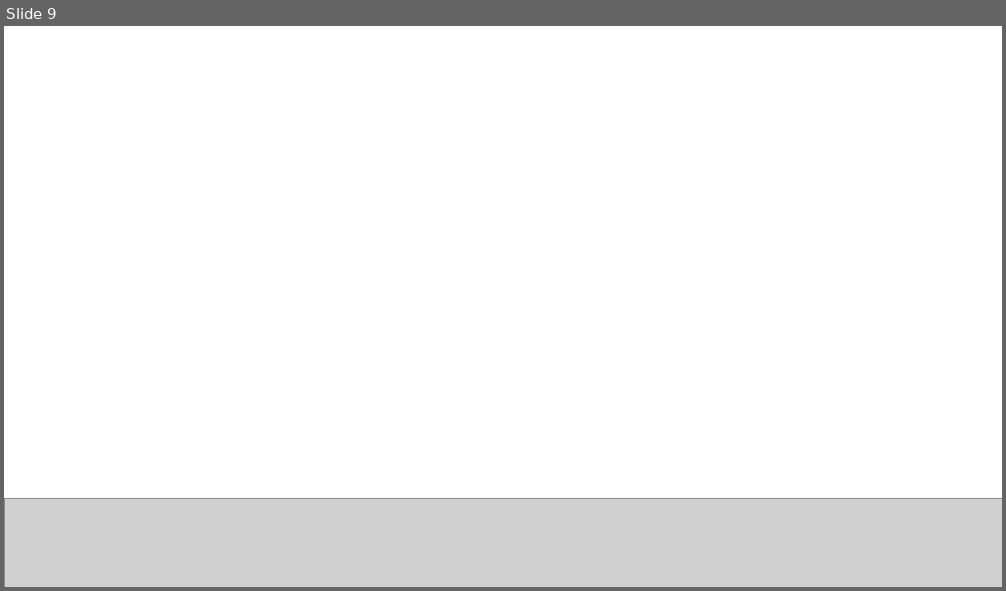
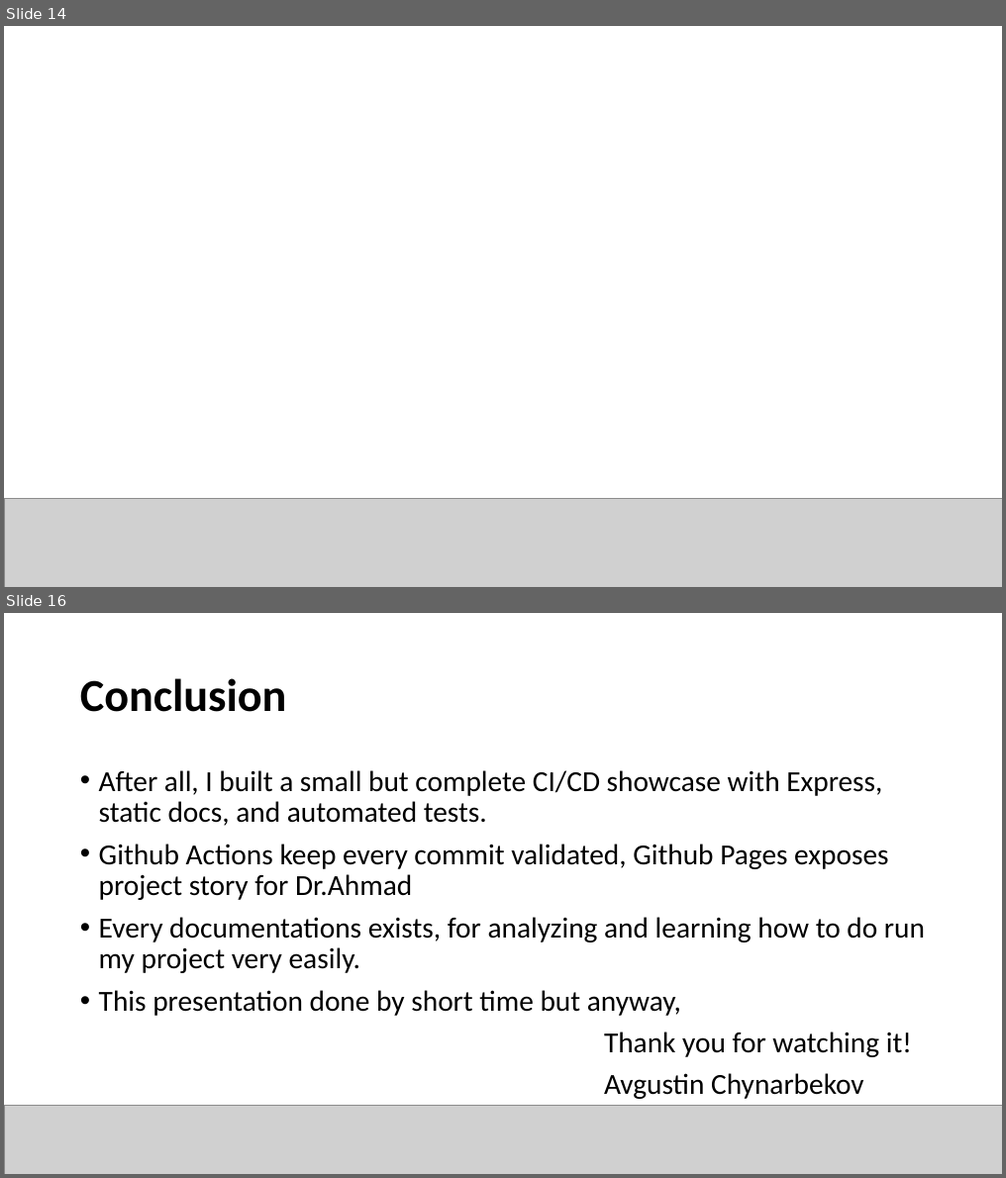
Before and after one commit to NPaugust/cloud-ci-showcase, a slide deck: Cloud Computing.pptx. Shown one above the other, each under a label of ours: slide 9 before the commit, slides 14 and 16 after it; the slides between them are not shown. The pictures are 1006x591 and 1006x1178 pixels, drawn with LibreOffice and Linux fonts; fonts in the diff are those of the drawing; grey boxes stand for pictures; background and template pictures are left out. Boxes give left, top, right and bottom in pixels: in the first picture for what was removed or moved away, otherwise in the second. Text is boxed around its words. In the diff, an @@ line names an element or a change of style, - is before the commit and + after.

```diff
--- a/Cloud Computing.pptx
+++ b/Cloud Computing.pptx
@@ slide 16 added at bbox=[4, 613, 1002, 1174], background #FFFFFF @@
@@ title added at bbox=[80, 678, 287, 712], 44 pt, text #000000, bold @@
+Conclusion
@@ text added at bbox=[99, 770, 925, 1099], 28 pt, text #000000 @@
+• After all, I built a small but complete CI/CD showcase with Express, static docs, and automated tests.
+• Github Actions keep every commit validated, Github Pages exposes project story for Dr.Ahmad
+• Every documentations exists, for analyzing and learning how to do run my project very easily.
+• This presentation done by short time but anyway,
+Thank you for watching it!
+Avgustin Chynarbekov
@@ picture added at bbox=[4, 1106, 1002, 1174] @@
@@ what was slide 9 is now slide 14 @@
```
Also in this commit, not shown: 2 slides changed, 6 other slides added, 1 slide removed.
